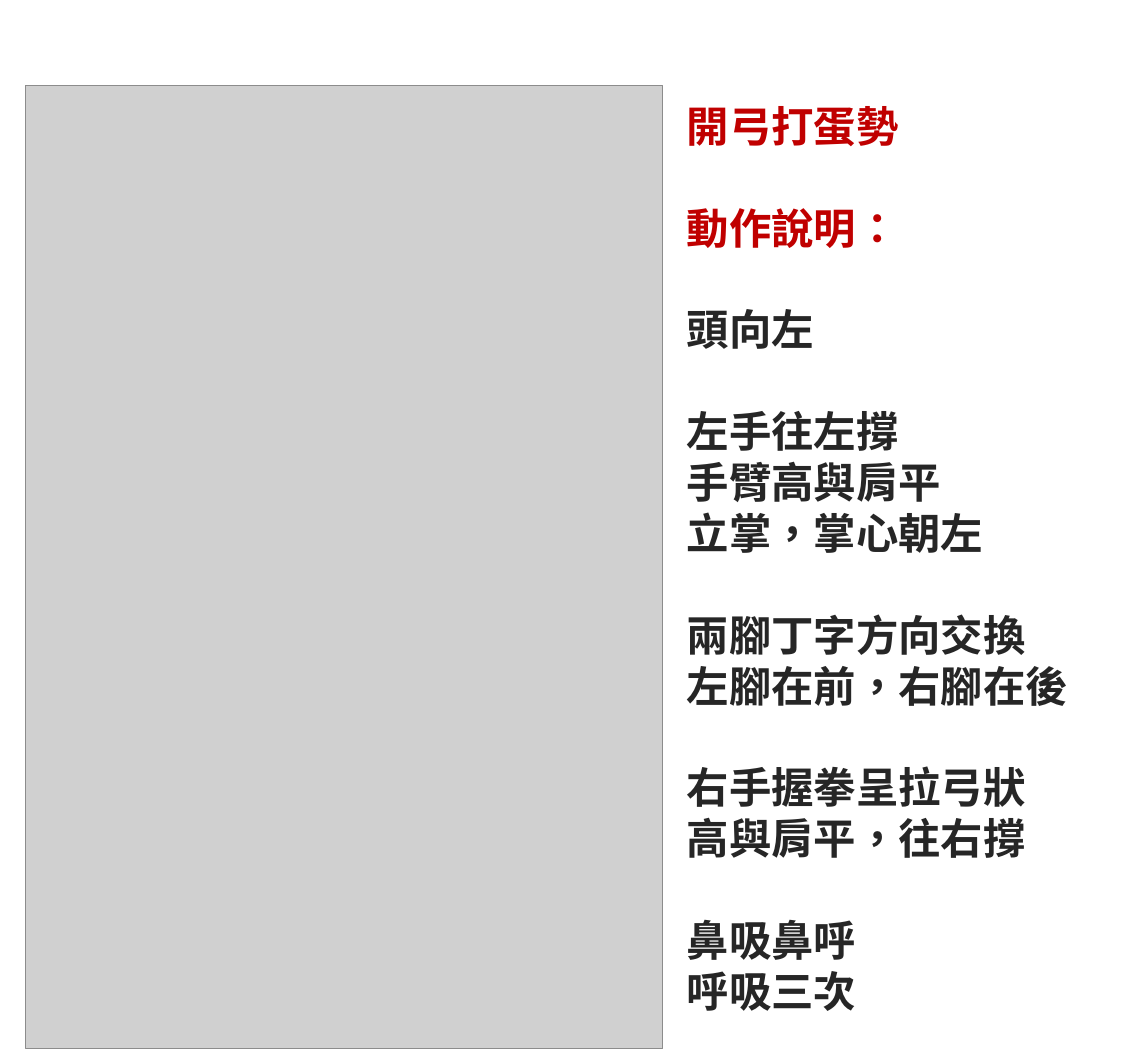
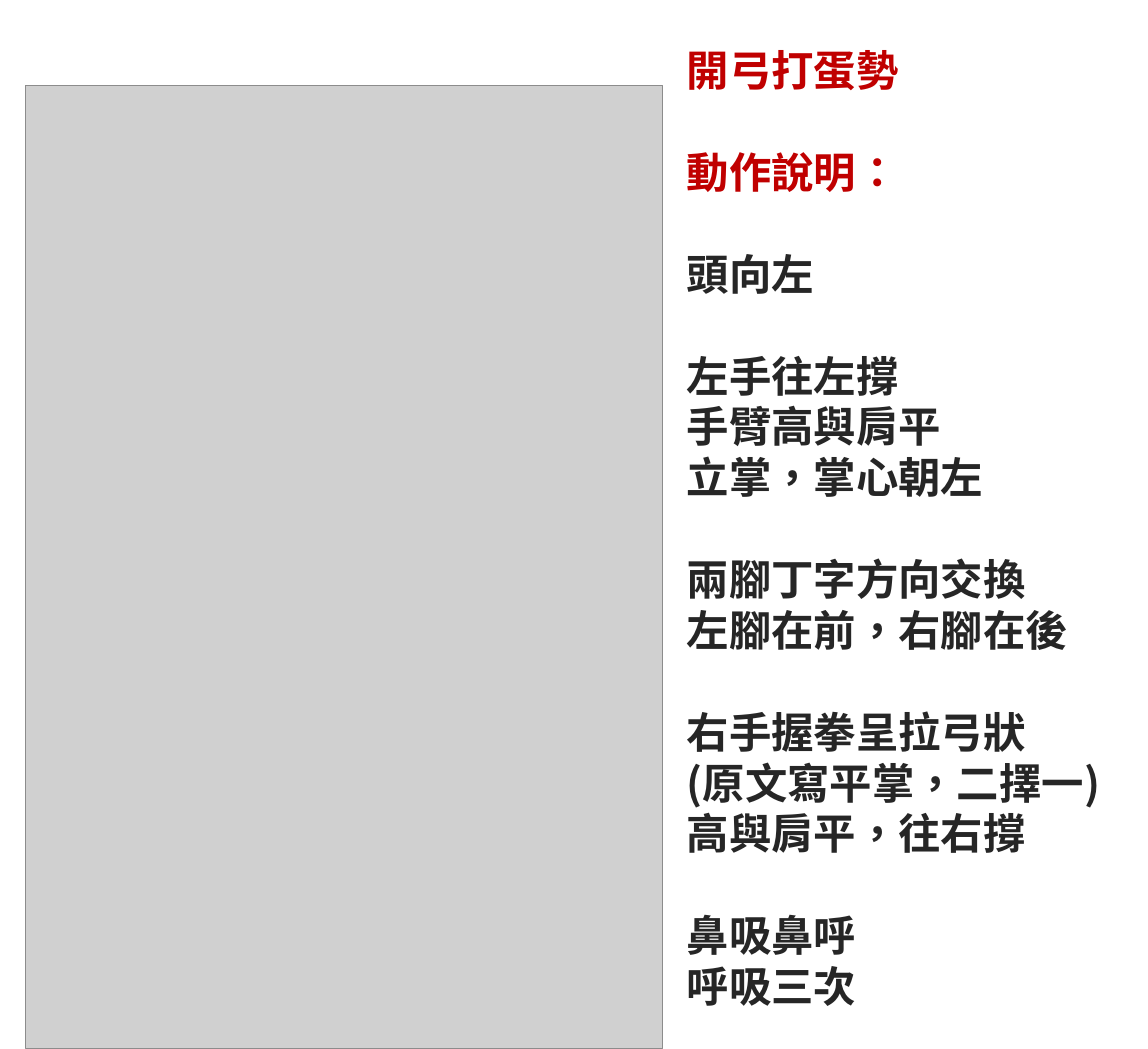
Before and after one commit to ganson888/Yi-Jin-Jing, a slide deck: slide 7 of 單一圖說檔案(含補充說明)/02_側身圖說(補充動作說明).pptx. Drawn at 1148x1049 pixels with LibreOffice and Linux fonts; fonts in the diff are those of the drawing; grey boxes stand for pictures. Boxes give left, top, right and bottom in pixels: in the first picture for what was removed or moved away, otherwise in the second. Text is boxed around its words. In the diff, an @@ line names an element or a change of style, - is before the commit and + after.

```diff
--- a/單一圖說檔案(含補充說明)/02_側身圖說(補充動作說明).pptx
+++ b/單一圖說檔案(含補充說明)/02_側身圖說(補充動作說明).pptx
@@ text "開弓打蛋勢": place and size @@
-text "開弓打蛋勢" at [687, 106, 1068, 1011]
+text "開弓打蛋勢" at [687, 50, 1101, 1006]
@@ text at [687, 50, 1068, 1006]: font Calibri to Noto Sans CJK TC in "開弓打蛋勢", "動作說明：", "頭向左", "左手往左撐" and 8 more places @@
@@ text at [687, 762, 1101, 808]: paragraph added @@
+(原文寫平掌，二擇一)
```
Also in this commit, not shown: 8 other slides changed, 4 other files.
